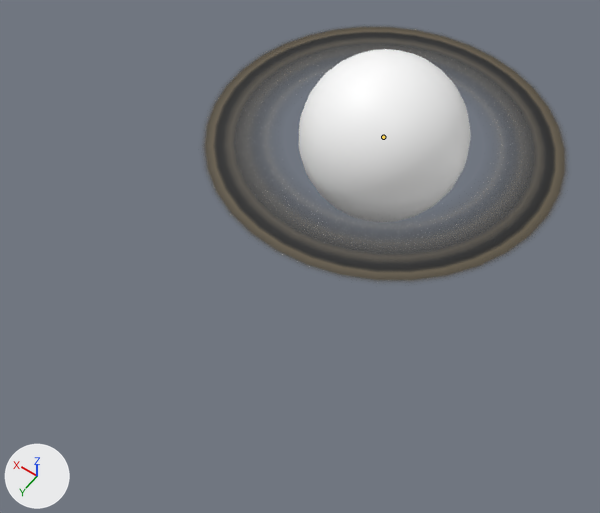
The FBX model Assets/Import/Models/Planet_Cloud2_Ring1.fbx, before and after one commit.
Camera for both pictures: a 50 mm camera at (-1.63, 1.82, 3.33) aimed at (-0.04, -0.4, -0.17). Lighting does not change. The marker at lower left points along +X, +Y and +Z. Both versions are drawn at the pose saved in each file; the numbers are the values there. The bones that bend it are drawn over the model as lines.

Objects in the first picture: 'C2R_planet_geo'.
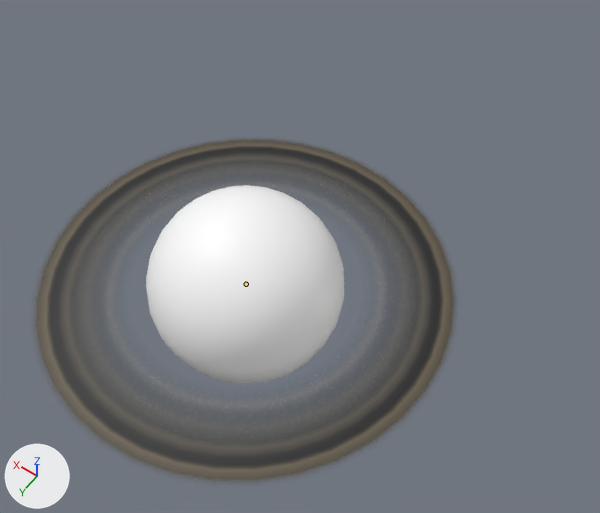
Pixel boxes [x1, y1, x2, y2] of what changed, in the pictures (600 x 513 px):
'C2R_planet_geo', posed (16% wider, 34% taller)
    before: [204, 26, 566, 281]
    after: [35, 139, 455, 482]
bone 'C2R_Root_jnt', root to tip
    before: (383, 137) to (383, 137)
    after: (246, 284) to (246, 284)

The change in detail:
Bone 'C2R_Root_jnt' (bone_c2r_root_jnt) moves from (0.0, 0.0, 128.0) to (0.0, 0.0, 0.0).
